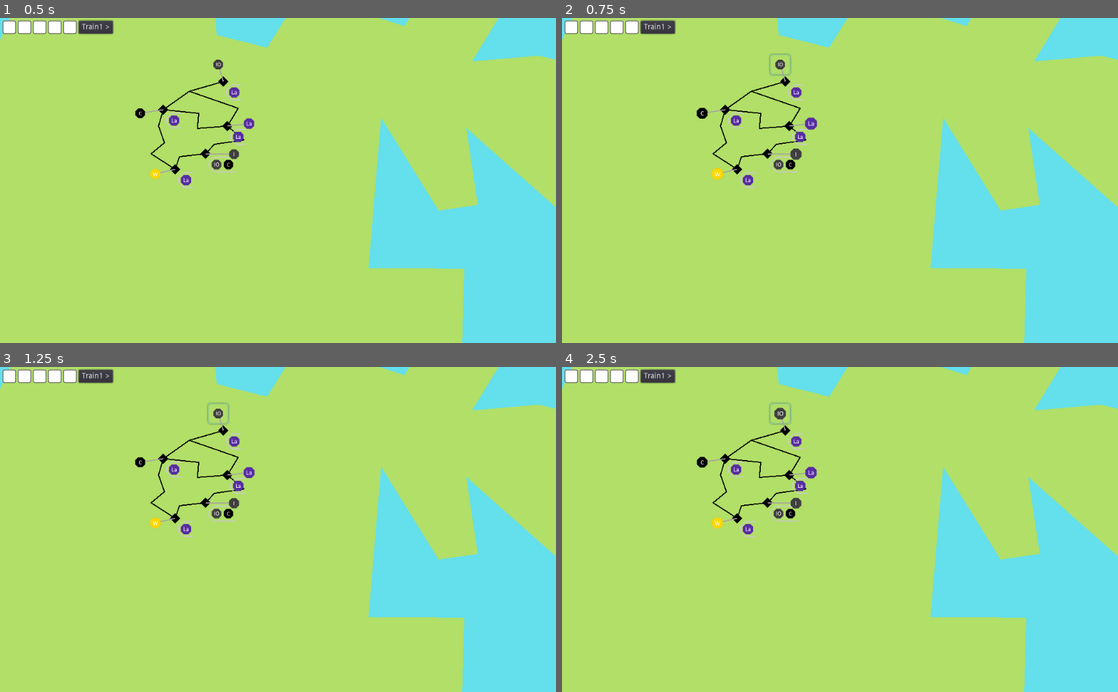
Above: before the commit, frames 1-4 (two rows, left to right).
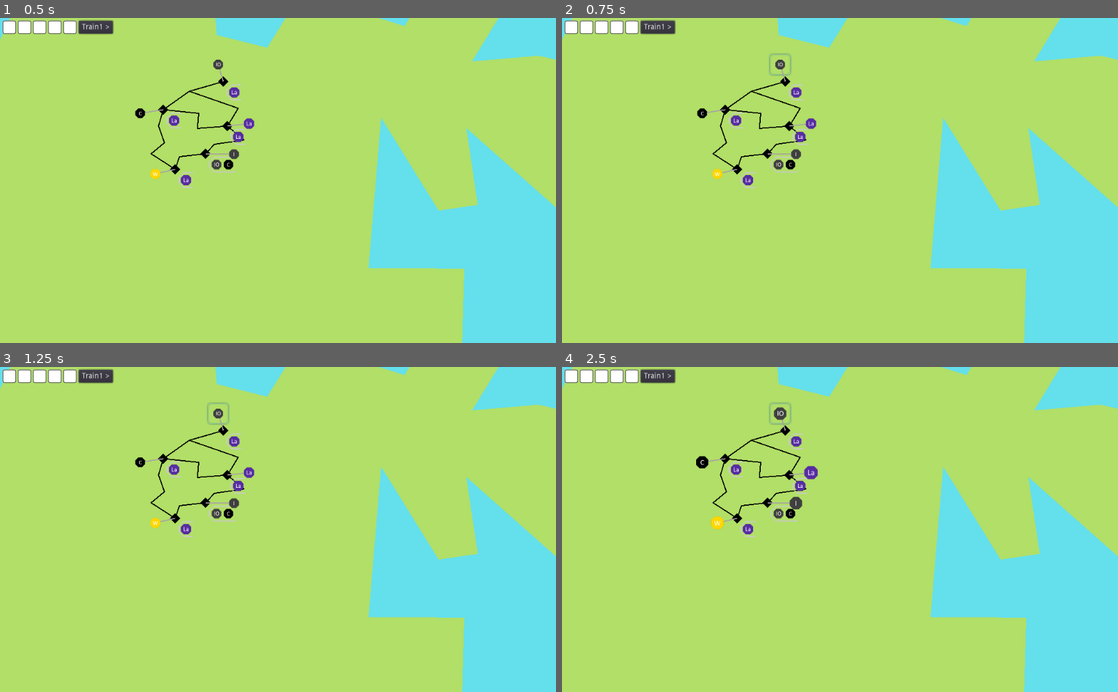
Above: after the commit, the same moments.

Repository: LeBoku/supply-chained
Game: Godot game, scene res://Game.tscn
Two runs of this game, one before a commit and one after it. Both use one fixed random seed, a clock stepped at 60 frames per second and the inputs below.
Inputs (mouse positions are in pixels of both pictures, inside the frame that each line leads up to):
- Up to frame 1 (0.5 s): no input
- Up to frame 2 (0.75 s): click (778, 63) at 0.52 s
- Up to frame 3 (1.25 s): no input
- Up to frame 4 (2.5 s): click "Train1 >" at 1.25 s; click (778, 412) at 2.02 s

Frame 1 is identical in both runs. In frame 2, 0.1% of the frame differs, in the area x 24-46%, y 27-50%; in frame 3, less than 0.1%; in frame 4, 0.2%, in the area x 24-46%, y 12-50%.

Commit message:
enabled multiple pickups at the same production

Diff:
--- a/supply-chained/Production/Production.gd
+++ b/supply-chained/Production/Production.gd
@@ -5,6 +5,8 @@
 
 func _ready():
 	add_to_group("Production")
+	set_enabled(false)
+
 	$Sprite.texture = $"/root/MaterialHelper".get_icon(produces)
 
 	$Connector.visible = true
@@ -16,3 +18,4 @@
 
 func set_enabled(enabled):
 	$Sprite/Highlighter.set_active(enabled)
+	$Button.disabled = not enabled
--- a/supply-chained/connection/ConnectionHelper.gd
+++ b/supply-chained/connection/ConnectionHelper.gd
@@ -2,10 +2,10 @@
 
 func _ready():
 	var statA = get_station_at_point(points[0])
-	var statB = get_station_at_point(points[points.size()-1])
+	var statB = get_station_at_point(points[-1])
 
 	points[0] = statA.position
-	points[points.size()-1] = statB.position
+	points[-1] = statB.position
 
 	var curve = Curve2D.new()
 	var curve_reversed = Curve2D.new()
--- a/supply-chained/route-builder/RouteBuilder.gd
+++ b/supply-chained/route-builder/RouteBuilder.gd
@@ -19,13 +19,16 @@
 func add_step(station: Station, production: Production):
 	enable_stops(false)
 
-	if len(steps)>1 and station == steps[0][0]:
+	if len(steps) > 0 and station == steps[-1][0]:
+		steps[-1][1].append(production)
+		enable_stops(true)
+
+	elif len(steps) > 1 and station == steps[0][0]:
 		emit_signal("route_finalized")
+
 	else:
 		steps.append([station, [production]])
 		enable_stops(true)
-
-	production.set_enabled(false)
 
 func enable_stops(enabled: bool):
 	for p in get_tree().get_nodes_in_group('Production'):
--- a/supply-chained/router/Route.gd
+++ b/supply-chained/router/Route.gd
@@ -39,3 +39,4 @@
 
 	for production in productions.slice(0, carrier.get_remaining_capacity()):
 		yield(carrier.add_cargo(production.produces), 'completed')
+	carrier.update_cargo()
